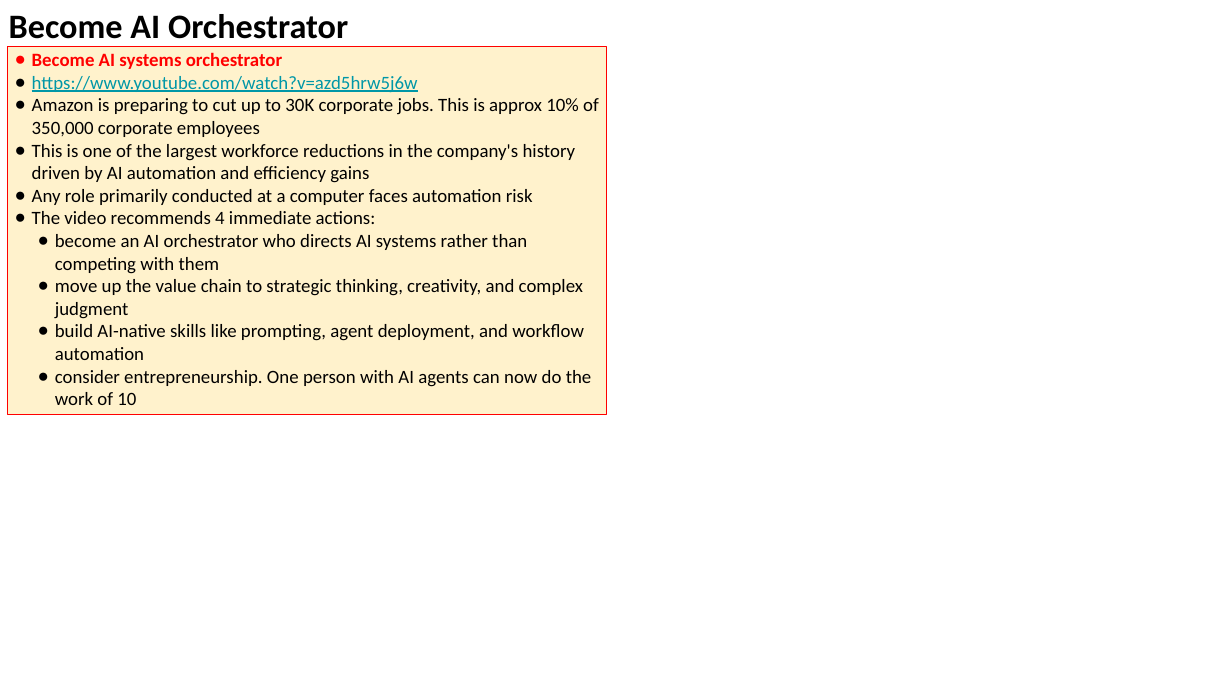
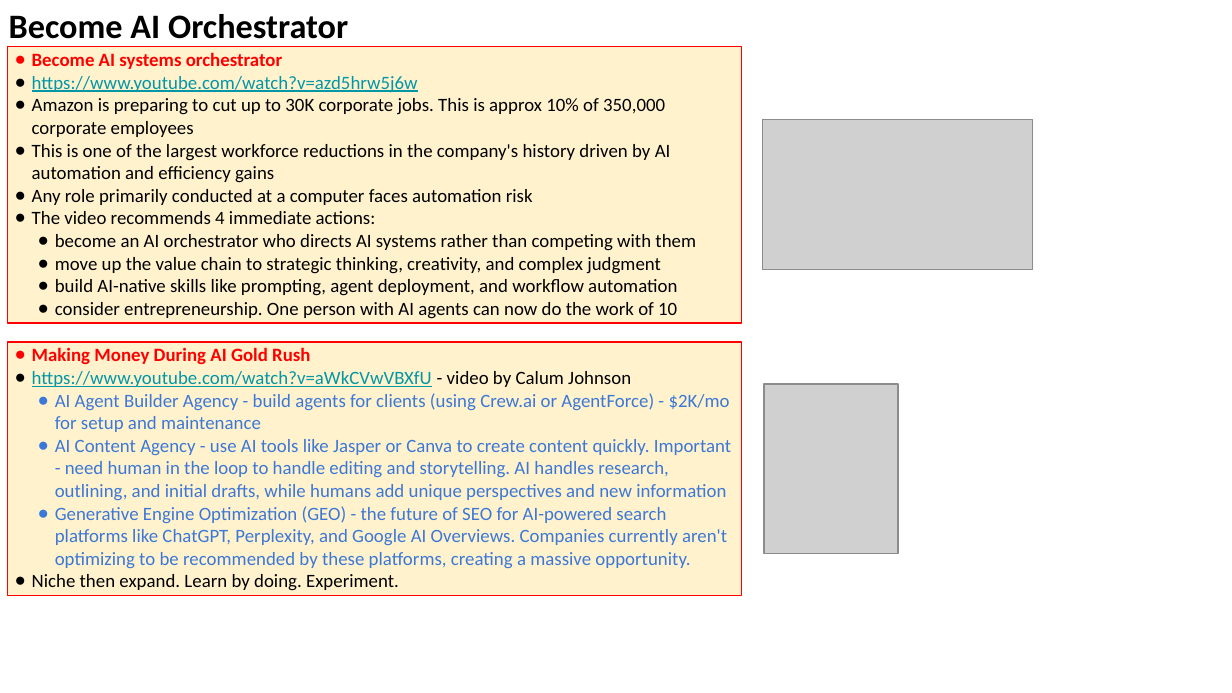
Before and after one commit to lselector/seminar, a slide deck: slide 21 of 2025/2025-11-14-AI-Updates.pptx (slide 13 before the commit). Drawn at 1232x693 pixels with LibreOffice and Linux fonts; fonts in the diff are those of the drawing; grey boxes stand for pictures. Boxes give left, top, right and bottom in pixels: in the first picture for what was removed or moved away, otherwise in the second. Text is boxed around its words. In the diff, an @@ line names an element or a change of style, - is before the commit and + after.

```diff
--- a/2025/2025-11-14-AI-Updates.pptx
+++ b/2025/2025-11-14-AI-Updates.pptx
@@ rectangle "Become AI systems orchestrator": place and size @@
-rectangle "Become AI systems orchestrator" at box(7, 47, 606, 414)
+rectangle "Become AI systems orchestrator" at box(7, 47, 742, 323)
@@ picture added at box(763, 120, 1032, 270) @@
@@ rectangle added at box(7, 342, 742, 596), fill #FFF2CC, outline #FF0000 0.75 pt, 11 pt, text #3C78D8 @@
+● Making Money During AI Gold Rush
+● https://www.youtube.com/watch?v=aWkCVwVBXfU - video by Calum Johnson
+● AI Agent Builder Agency - build agents for clients (using Crew.ai or AgentForce) - $2K/mo for setup and maintenance
+● AI Content Agency - use AI tools like Jasper or Canva to create content quickly. Important - need human in the loop to handle editing and storytelling. AI handles research, outlining, and initial drafts, while humans add unique perspectives and new information
+● Generative Engine Optimization (GEO) - the future of SEO for AI-powered search platforms like ChatGPT, Perplexity, and Google AI Overviews. Companies currently aren't optimizing to be recommended by these platforms, creating a massive opportunity.
+● Niche then expand. Learn by doing. Experiment.
@@ picture added at box(764, 384, 898, 553) @@
```
Also in this commit, not shown: 4 other slides changed, 9 slides added, 1 slide removed.
